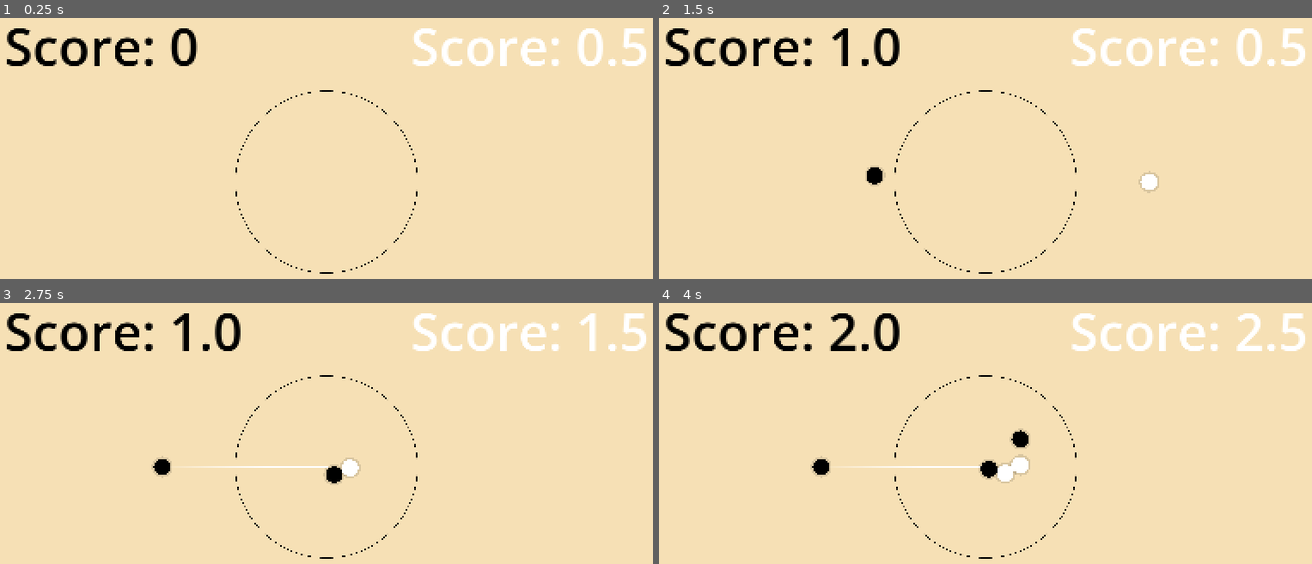
Above: before the commit, frames 1-4 (two rows, left to right).
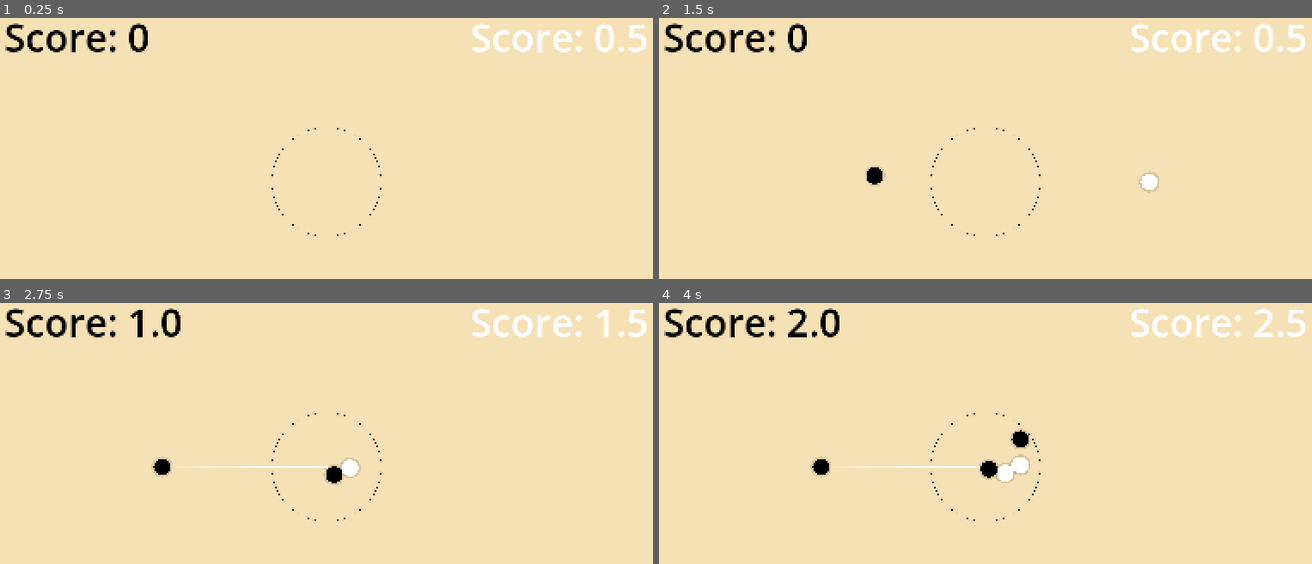
Above: after the commit, the same moments.

Repository: aeriab/Orbital_Go
Game: Godot game, scene res://game/game.tscn
The game is run twice, just before and just after one commit, with the same random seed, the same clock (stepped at 60 frames per second) and the same inputs.
Inputs (mouse positions are in pixels of both pictures, inside the frame that each line leads up to):
- Up to frame 1 (0.25 s): no input
- Up to frame 2 (1.5 s): tap Enter at 0.5 s; move the mouse to (1135, 161) at 0.52 s; press the mouse at (1135, 161) at 0.53 s; tap Space at 1.25 s; move the mouse to (848, 200) at 1.27 s; release the mouse at (848, 200) at 1.28 s; click (848, 200) at 1.35 s
- Up to frame 3 (2.75 s): move the mouse to (398, 381) at 2.02 s; press the mouse at (398, 381) at 2.03 s
- Up to frame 4 (4 s): move the mouse to (952, 543) at 2.77 s; release the mouse at (952, 543) at 2.78 s; click (952, 543) at 2.85 s; move the mouse to (1194, 524) at 3.52 s; press the mouse at (1194, 524) at 3.53 s

The runs differ from the first frame. In frame 1, 4.7% of the frame differs, in the area x 0-99%, y 1-99%; in frame 2, 4.8%; in frame 3, 4.9%; in frame 4, 5.2%.

Commit message:
Final features for MVP

Diff:
--- a/autoloads/Global.gd
+++ b/autoloads/Global.gd
@@ -2,7 +2,11 @@
 
 var is_p1_turn: bool = false
 var gravity: float = 9.8
-var finish_radius: float = 250.0
+
+# TODO: rename to zone_radius
+var finish_radius: float = 150.0
+signal zone_radius_changed
+
 var game_still_going: bool = true
 
 # SCORE
@@ -11,6 +15,21 @@
 signal p1_score_updated
 signal p2_score_updated
 
+var p1_won: bool = false
+signal game_over
+
+func _ready():
+	change_zone_radius(finish_radius)
+
+func tally_score() -> void:
+	p1_won = (p1_score > p2_score)
+	game_over.emit()
+
+
+
+func change_zone_radius(radius: float):
+	finish_radius = radius
+	zone_radius_changed.emit()
 
 func p1_add_score(val: float) -> void:
 	p1_score += val
--- a/autoloads/PointManager.gd
+++ /dev/null
@@ -1,4 +0,0 @@
-extends Node
-
-func tally_score() -> void:
-	print("TALLY THE POINTS")
--- a/game/GameUI/game_canvas_layer.tscn
+++ b/game/GameUI/game_canvas_layer.tscn
@@ -3,7 +3,7 @@
 [ext_resource type="Script" uid="uid://bvhbn6hp2byhc" path="res://game/GameUI/p_1_score_label.gd" id="1_vm3nc"]
 [ext_resource type="Script" uid="uid://1fl2qmhe6tni" path="res://game/GameUI/p_2_score_label.gd" id="2_yb7el"]
 
-[node name="CanvasLayer" type="CanvasLayer" unique_id=1682578805]
+[node name="GameCanvasLayer" type="CanvasLayer" unique_id=1682578805]
 
 [node name="P1ScoreLabel" type="Label" parent="." unique_id=1336823343]
 offset_left = 50.0
@@ -11,9 +11,10 @@
 offset_right = 1434.0
 offset_bottom = 215.0
 theme_override_colors/font_color = Color(0, 0, 0, 1)
-theme_override_font_sizes/font_size = 120
+theme_override_font_sizes/font_size = 90
 text = "Score: 0"
 script = ExtResource("1_vm3nc")
+metadata/_edit_use_anchors_ = true
 
 [node name="P2ScoreLabel" type="Label" parent="." unique_id=220344554]
 offset_left = 178.0
@@ -21,7 +22,8 @@
 offset_right = 1550.0007
 offset_bottom = 215.0
 pivot_offset_ratio = Vector2(1, 0)
-theme_override_font_sizes/font_size = 120
+theme_override_font_sizes/font_size = 90
 text = "Score: 0.5"
 horizontal_alignment = 2
 script = ExtResource("2_yb7el")
+metadata/_edit_use_anchors_ = true
--- /dev/null
+++ b/game/PointManager.gd
@@ -0,0 +1,13 @@
+extends Node
+
+@export var game_canvas_layer: CanvasLayer
+@export var end_canvas_layer: CanvasLayer
+
+func _ready():
+	Global.game_over.connect(tally_score)
+
+func tally_score() -> void:
+	game_canvas_layer.visible = false
+	end_canvas_layer.visible = true
+
+	end_canvas_layer.make_winner_text()
--- /dev/null
+++ b/game/end_canvas_layer.gd
@@ -0,0 +1,6 @@
+extends CanvasLayer
+
+@export var who_won_label: Label
+
+func make_winner_text():
+	who_won_label.make_winner_text()
--- /dev/null
+++ b/game/end_canvas_layer.tscn
@@ -0,0 +1,56 @@
+[gd_scene format=3 uid="uid://b1641mfbhmk44"]
+
+[ext_resource type="Script" uid="uid://bvhbn6hp2byhc" path="res://game/GameUI/p_1_score_label.gd" id="1_2j8w5"]
+[ext_resource type="Script" uid="uid://2i5v45niuctx" path="res://game/end_canvas_layer.gd" id="1_rk3ue"]
+[ext_resource type="Script" uid="uid://1fl2qmhe6tni" path="res://game/GameUI/p_2_score_label.gd" id="2_bc4yv"]
+[ext_resource type="Script" uid="uid://ctk6txo3xvfxg" path="res://game/who_won_label.gd" id="3_bc4yv"]
+
+[node name="EndCanvasLayer" type="CanvasLayer" unique_id=1682578805 node_paths=PackedStringArray("who_won_label")]
+script = ExtResource("1_rk3ue")
+who_won_label = NodePath("WhoWonLabel")
+
+[node name="ColorRect" type="ColorRect" parent="." unique_id=811490815]
+offset_left = -16564.0
+offset_top = -14514.0
+offset_right = 21163.0
+offset_bottom = 13706.0
+color = Color(0, 0, 0, 0.39215687)
+
+[node name="P1ScoreLabel" type="Label" parent="." unique_id=1336823343]
+offset_left = 50.0
+offset_top = 50.0
+offset_right = 1434.0
+offset_bottom = 215.0
+theme_override_colors/font_color = Color(0, 0, 0, 1)
+theme_override_font_sizes/font_size = 120
+text = "Score: 0"
+script = ExtResource("1_2j8w5")
+metadata/_edit_use_anchors_ = true
+
+[node name="P2ScoreLabel" type="Label" parent="." unique_id=220344554]
+offset_left = 178.0
+offset_top = 50.0
+offset_right = 1550.0007
+offset_bottom = 215.0
+pivot_offset_ratio = Vector2(1, 0)
+theme_override_font_sizes/font_size = 120
+text = "Score: 0.5"
+horizontal_alignment = 2
+script = ExtResource("2_bc4yv")
+metadata/_edit_use_anchors_ = true
+
+[node name="WhoWonLabel" type="Label" parent="." unique_id=2096130857]
+anchors_preset = 12
+anchor_top = 1.0
+anchor_right = 1.0
+anchor_bottom = 1.0
+offset_top = -164.0
+offset_bottom = -54.0
+grow_horizontal = 2
+grow_vertical = 0
+pivot_offset_ratio = Vector2(0.5, 0.5)
+theme_override_font_sizes/font_size = 80
+text = "[___] is the winner !!!"
+horizontal_alignment = 1
+vertical_alignment = 1
+script = ExtResource("3_bc4yv")
--- a/game/game.tscn
+++ b/game/game.tscn
@@ -5,8 +5,10 @@
 [ext_resource type="Script" uid="uid://c455fht0j102m" path="res://game/input_handler.gd" id="2_e2o6t"]
 [ext_resource type="Texture2D" uid="uid://dipl25rh160l8" path="res://game/Orbital_Go_Individual_finish.png" id="4_4fuuu"]
 [ext_resource type="Script" uid="uid://cwfsl25rho6lh" path="res://trajectory/trajectory_trace_handler.gd" id="4_fc0e3"]
+[ext_resource type="PackedScene" uid="uid://b1641mfbhmk44" path="res://game/end_canvas_layer.tscn" id="5_l8g03"]
 [ext_resource type="PackedScene" uid="uid://bwr7a38eggnl5" path="res://game/GameUI/game_canvas_layer.tscn" id="6_dakft"]
 [ext_resource type="Script" uid="uid://qd7n2ssjmeoa" path="res://game/zone_area_2d.gd" id="7_u5opy"]
+[ext_resource type="Script" uid="uid://cnspslx1vuwbo" path="res://game/PointManager.gd" id="9_j8tme"]
 
 [sub_resource type="CircleShape2D" id="CircleShape2D_dakft"]
 radius = 350.0
@@ -44,7 +46,10 @@
 [node name="P2StartLocation" type="Node2D" parent="." unique_id=765354191]
 position = Vector2(450, 0)
 
-[node name="CanvasLayer" parent="." unique_id=1682578805 instance=ExtResource("6_dakft")]
+[node name="GameCanvasLayer" parent="." unique_id=1682578805 instance=ExtResource("6_dakft")]
+
+[node name="EndCanvasLayer" parent="." unique_id=81199329 instance=ExtResource("5_l8g03")]
+visible = false
 
 [node name="Zone" type="Node2D" parent="." unique_id=12476847]
 
@@ -61,3 +66,8 @@
 
 [node name="ZoneCollisionShape2D" type="CollisionShape2D" parent="Zone/ZoneArea2D" unique_id=1720209613]
 shape = SubResource("CircleShape2D_dakft")
+
+[node name="PointManager" type="Node" parent="." unique_id=1415330333 node_paths=PackedStringArray("game_canvas_layer", "end_canvas_layer")]
+script = ExtResource("9_j8tme")
+game_canvas_layer = NodePath("../GameCanvasLayer")
+end_canvas_layer = NodePath("../EndCanvasLayer")
--- a/game/input_handler.gd
+++ b/game/input_handler.gd
@@ -35,7 +35,7 @@
 			ball.global_position = p2_start_spot.global_position
 
 
-	if event.is_action_released("spawn_piece"):
+	if event.is_action_released("spawn_piece") && ball:
 		ball.freeze = false
 		ball.linear_velocity = Vector2.ZERO
 		is_dragging = false
--- /dev/null
+++ b/game/who_won_label.gd
@@ -0,0 +1,7 @@
+extends Label
+
+func make_winner_text():
+	if Global.p1_won:
+		text = "[Player_1] won by " + str(Global.p1_score - Global.p2_score) + " points."
+	else:
+		text = "[Player_2] won by " + str(Global.p2_score - Global.p1_score) + " points."
--- a/game/zone_area_2d.gd
+++ b/game/zone_area_2d.gd
@@ -6,6 +6,13 @@
 	area_entered.connect(_on_stone_entered)
 	area_exited.connect(_on_stone_exited)
 
+	Global.zone_radius_changed.connect(update_radius)
+	Global.zone_radius_changed.emit()
+
+
+func update_radius():
+	print("Made herererr")
+	zone_collision_shape.shape.radius = Global.finish_radius
 
 func _on_stone_entered(area):
 	var stone: Stone = area.get_stone()
--- a/project.godot
+++ b/project.godot
@@ -18,7 +18,6 @@
 
 Global="*res://autoloads/Global.gd"
 StoneManager="*res://autoloads/StoneManager.gd"
-PointManager="*res://autoloads/PointManager.gd"
 
 [display]
 
--- a/stone/Stone.gd
+++ b/stone/Stone.gd
@@ -63,6 +63,11 @@
 	return pos.direction_to(Vector2.ZERO) * Global.gravity * 100
 
 func on_captured() -> void:
+	if (team == "P1"):
+		Global.p2_add_score(1.0)
+	else:
+		Global.p1_add_score(1.0)
+
 	StoneManager.unregister_stone(self)
 	queue_free()
 	# TODO
@@ -103,7 +108,9 @@
 	if (_finish_counter >= finish_time_limit) && Global.game_still_going:
 		Global.game_still_going = false
 		ending_stone_clear()
-		PointManager.tally_score()
+		Global.tally_score()
+
+		queue_free()
 		# TODO: signal to a game manager, show UI, etc.
 
 
Renamed: autoloads/PointManager.gd.uid -> game/PointManager.gd.uid
Not shown, added: game/end_canvas_layer.gd.uid
Not shown, added: game/who_won_label.gd.uid
